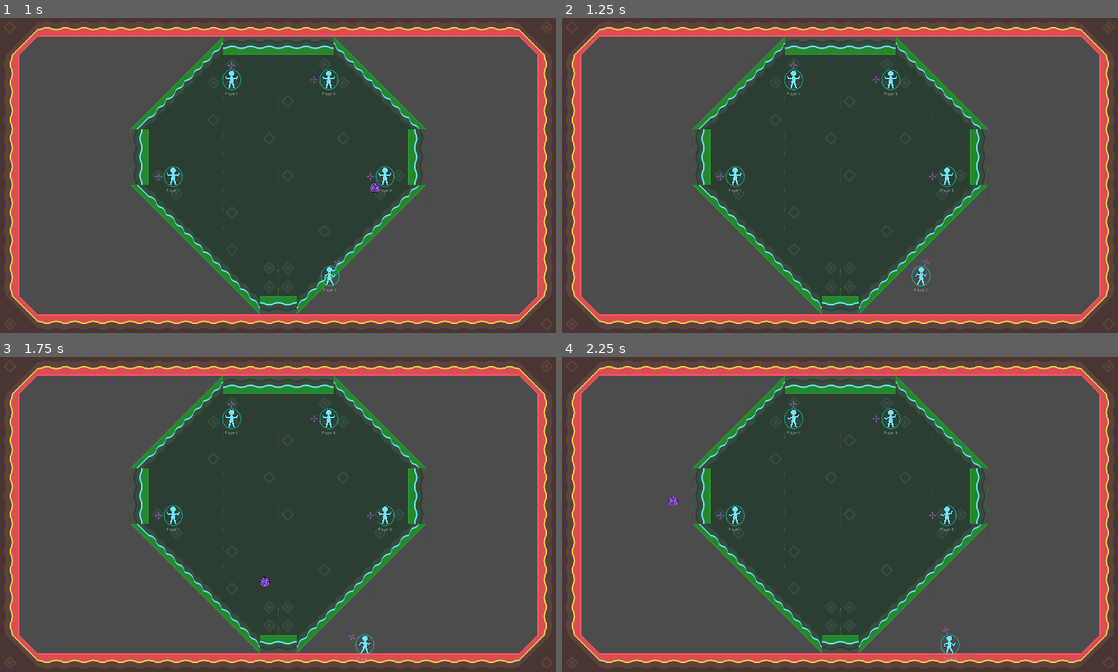
Above: before the commit, frames 1-4 (two rows, left to right).
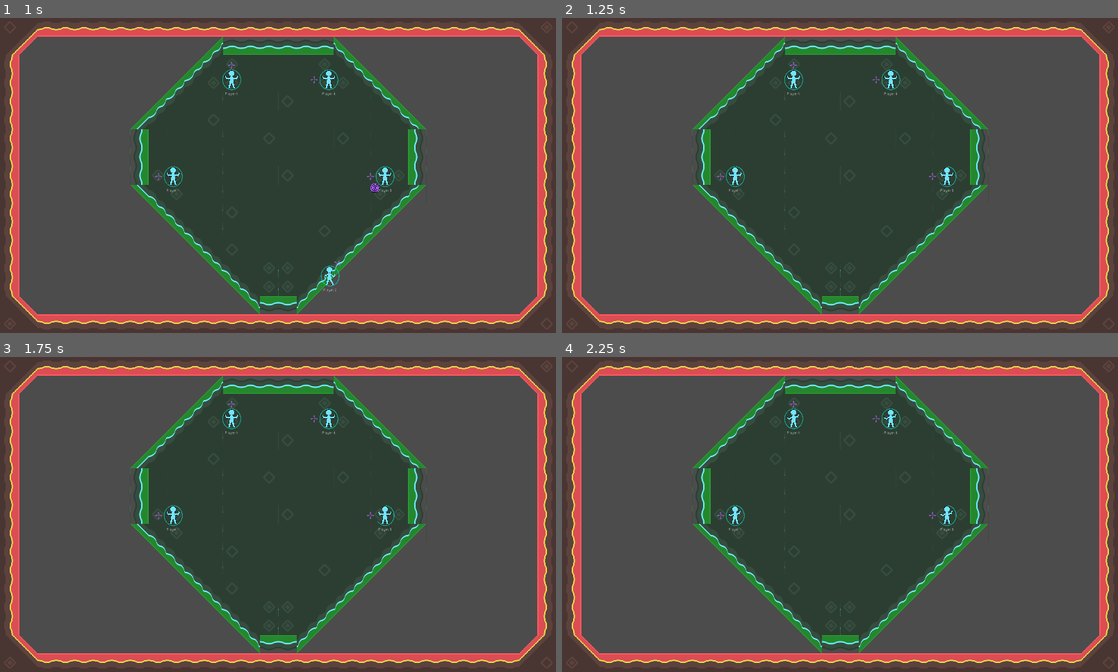
Above: after the commit, the same moments.

Repository: Reituag/DiscoBowl
Game: Godot game, scene res://Sources/Game/LocalGame.tscn
The game is run twice, just before and just after one commit, with the same random seed, the same clock (stepped at 60 frames per second) and the same inputs. This scene is started directly instead of the project's main scene.
Inputs (mouse positions are in pixels of both pictures, inside the frame that each line leads up to):
- Up to frame 1 (1 s): tap Enter (ui_accept) at 0.5, 0.77 s; move the mouse to (400, 159) at 0.52 s; hold Right (move_right_kb) from 0.53 s (still down); tap Backspace (auto_shield) at 0.6 s; click (400, 159) at 0.67 s
- Up to frame 2 (1.25 s): keep holding Right (move_right_kb)
- Up to frame 3 (1.75 s): move the mouse to (166, 530) at 1.27 s; release Right (move_right_kb) at 1.28 s; hold Down (move_down_kb) from 1.28 s (still down); right-click (166, 530) at 1.35 s; click (166, 530) at 1.42 s; tap Enter (ui_accept) at 1.52 s
- Up to frame 4 (2.25 s): move the mouse to (895, 445) at 2.02 s; release Down (move_down_kb) at 2.03 s; hold Right (move_right_kb) from 2.03 s (still down); hold Space (shoot_kb) from 2.03 s (still down); click (895, 445) at 2.17 s

Frame 1 is identical in both runs. In frame 2, 0.1% of the frame differs, in the area x 62-67%, y 76-87%; in frame 3, 0.1%, in the area x 46-68%, y 69-97%; in frame 4, 0.1%.

Commit message:
End of game addition
Management of game's end addition.

Diff:
--- a/Project/Sources/Character/Character.gd
+++ b/Project/Sources/Character/Character.gd
@@ -180,3 +180,4 @@
 
 func _on_FallArea_body_entered(_body):
 	print(myName + " fell into the emptyness")
+	emit_signal("die")
--- a/Project/Sources/Game/LocalGame.gd
+++ b/Project/Sources/Game/LocalGame.gd
@@ -2,26 +2,25 @@
 
 var scene_parameters : Dictionary = {
 	"players" : [{ 'id'         : 'Player1',
-					'controller': 'autoshield',
-					'character' : null},
+					'controller': 'autoshield'},
 				{ 'id'          : 'Player2',
-					'controller': 'k0',
-					'character' : null},
+					'controller': 'k0'},
 				{ 'id'          : 'Player3',
-					'controller': 'autoshield',
-					'character' : null},
+					'controller': 'autoshield'},
 				{ 'id'         : 'Player4',
-					'controller': 'autoshield',
-					'character' : null},
+					'controller': 'autoshield'},
 				{ 'id'         : 'Player5',
-					'controller': 'j0',
-					'character' : null} ]
+					'controller': 'j0'} ]
 }
 
 onready var arena : Map = $Arena
+onready var endMenu : PopupDialog = $EndMenu
+onready var quitButton : Button = $EndMenu/VBoxContainer/QuitButton
 
 # Called when the node enters the scene tree for the first time.
 func _ready():
+
+	quitButton.connect("pressed", self, "_onQuitButtonPressed")
 
 	var players = scene_parameters['players']
 	# Characters & Controllers instanciation
@@ -57,12 +56,25 @@
 				# Default controller is an autocontroller with shielding
 				controller = AutoController.new()
 				controller.config('shield')
+
+			# Connecting character death signal to the game in order to remove
+			# dead characters and handle end of game
+			character.connect("die", self, "_onCharacterDie", [character])
+
 			# Start character
 			character.start(arena.startPoints[index], controller)
+
+			# Addition of a status for each player
+			scene_parameters['players'][index]['status'] = 'alive'
 		else:
 			# Error information
 			print("Only {2} start points: n°{0}/{1} not added".format(
 				[index, players.size(), arena.startPoints.size()]))
+
+	# Deletion of extra-players info. Allows to re-use scene_parameters later
+	# for example, know which players are still alive
+	if players.size() > arena.startPoints.size():
+		scene_parameters['players'].resize(arena.startPoints.size())
 
 func _input(event):
 	# Pause game on associated event
@@ -77,3 +89,33 @@
 			for p in scene_parameters['players']:
 				if p['controller'] == device:
 					get_tree().quit() # TODO: change with pause menu
+
+func _onCharacterDie(character):
+	if character != null:
+		# Removing character
+		remove_child(character)
+
+		# Character marking as dead and looking for alive characters
+		var index_alive
+		var alive_count = 0
+		for player in scene_parameters['players']:
+			if player['id'] == character.myName:
+				player['status'] = 'dead'
+				print(scene_parameters)
+
+			if player['status'] == 'alive':
+				index_alive = scene_parameters['players'].find(player)
+				alive_count += 1
+
+		if alive_count == 1:
+			endGame(index_alive)
+
+func endGame(winner_index):
+	get_tree().paused = true
+	Input.set_mouse_mode(Input.MOUSE_MODE_VISIBLE)
+	move_child(endMenu, get_children().size())
+	endMenu.show()
+
+func _onQuitButtonPressed():
+#	get_tree().change_scene_to(Global.mainMenu)
+	get_tree().quit()
--- a/Project/Sources/Game/LocalGame.tscn
+++ b/Project/Sources/Game/LocalGame.tscn
@@ -1,9 +1,63 @@
-[gd_scene load_steps=3 format=2]
+[gd_scene load_steps=6 format=2]
 
 [ext_resource path="res://Sources/Game/LocalGame.gd" type="Script" id=1]
 [ext_resource path="res://Sources/Maps/Arena_5Players.tscn" type="PackedScene" id=2]
+[ext_resource path="res://Art/Fonts/Transformers Movie.ttf" type="DynamicFontData" id=3]
+
+[sub_resource type="DynamicFont" id=1]
+size = 70
+font_data = ExtResource( 3 )
+
+[sub_resource type="DynamicFont" id=2]
+size = 40
+extra_spacing_top = 5
+extra_spacing_bottom = 5
+extra_spacing_char = 3
+font_data = ExtResource( 3 )
 
 [node name="Game" type="Node"]
 script = ExtResource( 1 )
 
 [node name="Arena" parent="." instance=ExtResource( 2 )]
+
+[node name="EndMenu" type="PopupDialog" parent="."]
+pause_mode = 2
+visible = true
+anchor_left = 0.3
+anchor_top = 0.3
+anchor_right = 0.7
+anchor_bottom = 0.7
+__meta__ = {
+"_edit_use_anchors_": false
+}
+
+[node name="VBoxContainer" type="VBoxContainer" parent="EndMenu"]
+anchor_left = 0.05
+anchor_top = 0.05
+anchor_right = 0.95
+anchor_bottom = 0.95
+alignment = 1
+__meta__ = {
+"_edit_use_anchors_": false
+}
+
+[node name="Label" type="Label" parent="EndMenu/VBoxContainer"]
+margin_left = 24.0
+margin_top = 144.0
+margin_right = 667.0
+margin_bottom = 197.0
+size_flags_horizontal = 4
+size_flags_vertical = 6
+custom_fonts/font = SubResource( 1 )
+text = "Player fools wins!"
+align = 1
+valign = 1
+
+[node name="QuitButton" type="Button" parent="EndMenu/VBoxContainer"]
+margin_left = 301.0
+margin_top = 345.0
+margin_right = 390.0
+margin_bottom = 391.0
+size_flags_horizontal = 4
+custom_fonts/font = SubResource( 2 )
+text = "Quit"
